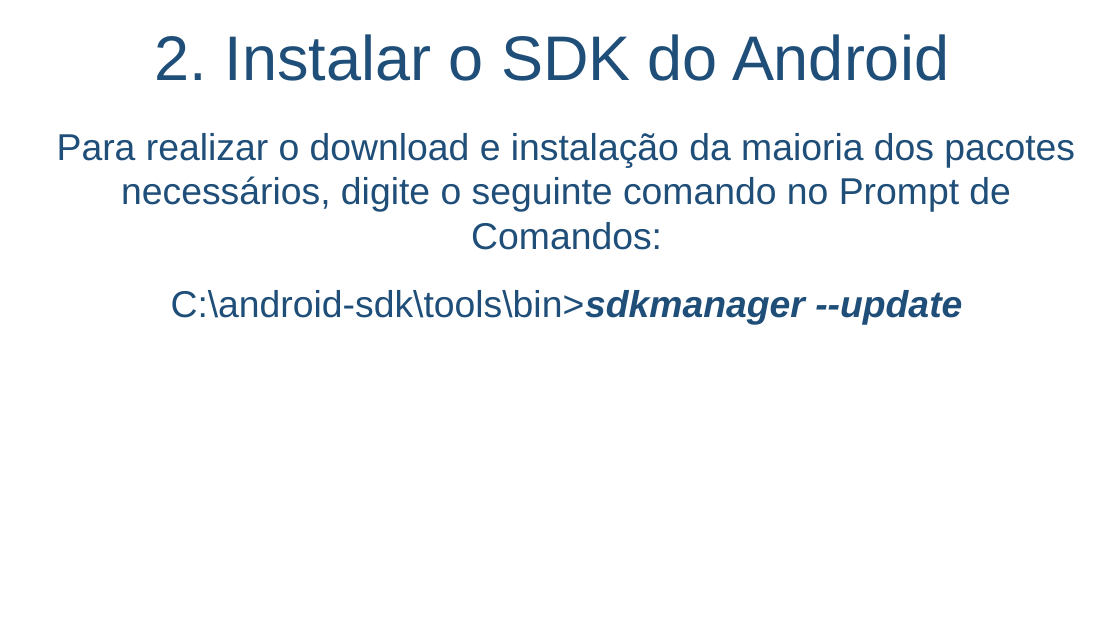
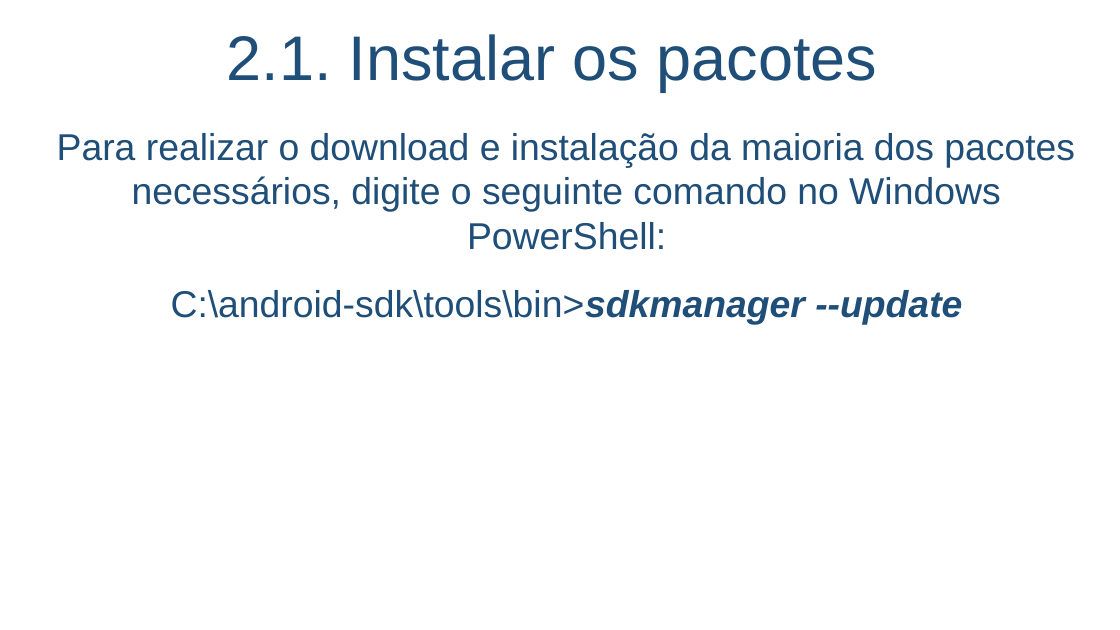
Before and after one commit to salmo-jr/public-slides, a slide deck: slide 12 of building-games-for-Android.pptx (slide 11 before the commit). Drawn at 1120x630 pixels with LibreOffice and Linux fonts; fonts in the diff are those of the drawing; background and template pictures are left out. Boxes give left, top, right and bottom in pixels: in the first picture for what was removed or moved away, otherwise in the second. Text is boxed around its words. In the diff, an @@ line names an element or a change of style, - is before the commit and + after.

Commit message:
atualização dos slides para 2019

```diff
--- a/building-games-for-Android.pptx
+++ b/building-games-for-Android.pptx
@@ title at (x1=227, y1=34, x2=878, y2=91): text changed @@
-2. Instalar o SDK do Android
+2.1. Instalar os pacotes
@@ text at (x1=57, y1=133, x2=1075, y2=250): text changed @@
-Para realizar o download e instalação da maioria dos pacotes necessários, digite o seguinte comando no Prompt de Comandos:
+Para realizar o download e instalação da maioria dos pacotes necessários, digite o seguinte comando no Windows PowerShell:
```
Also in this commit, not shown: 19 other slides changed, 3 slides added, 2 slides removed.
